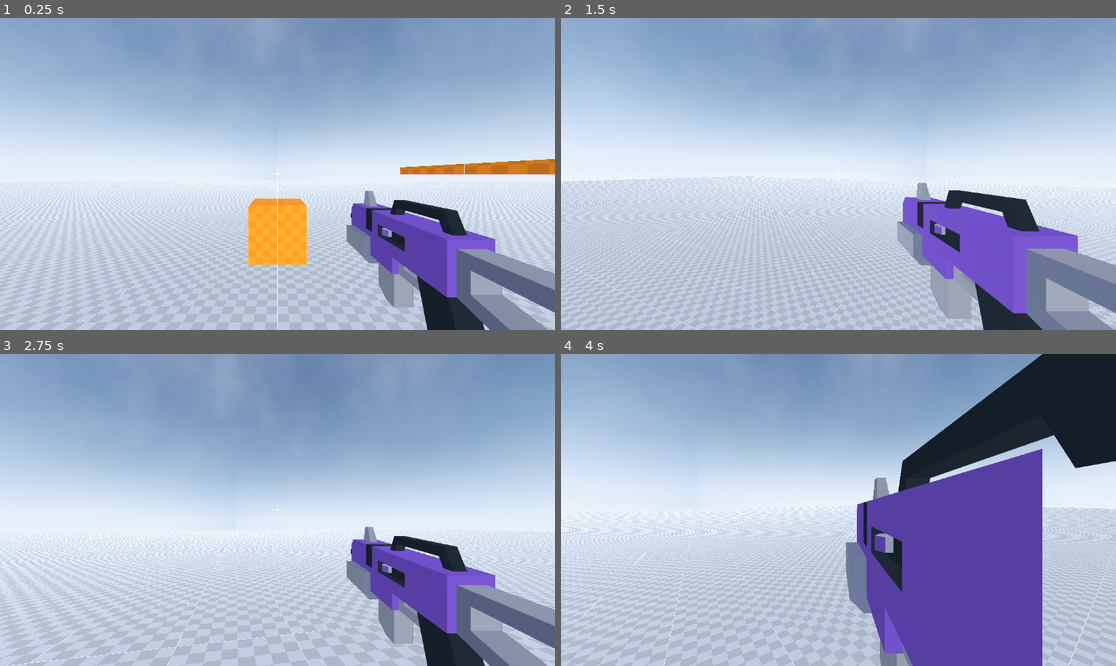
Above: before the commit, frames 1-4 (two rows, left to right).
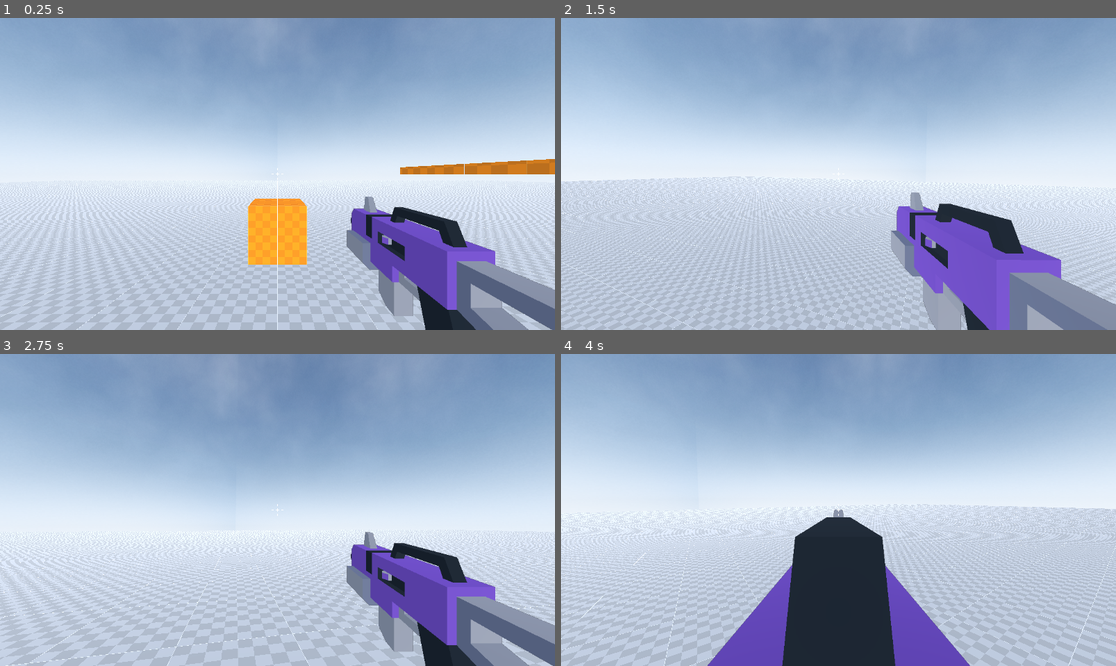
Above: after the commit, the same moments.

Repository: Emaleth/Anathema_old
Game: Godot game, scene res://world.tscn
Same seed, same stepped clock (60 frames per second), same inputs: the game is played once before the commit and once after it.
Inputs (mouse positions are in pixels of both pictures, inside the frame that each line leads up to):
- Up to frame 1 (0.25 s): no input
- Up to frame 2 (1.5 s): move the mouse to (866, 174) at 0.52 s; press the mouse at (866, 174) at 0.53 s; hold W (move_forward) from 0.53 s (still down); tap Space (jump) at 0.77 s; right-click (866, 174) at 0.8 s; move the mouse to (810, 174) at 1.27 s; release the mouse at (810, 174) at 1.28 s; right-click (810, 174) at 1.35 s
- Up to frame 3 (2.75 s): keep holding W (move_forward); tap Space (jump) at 1.52 s; click (249, 510) at 1.55 s; move the mouse to (288, 503) at 2.02 s; hold C (crouch) from 2.03 s (still down); right-click (288, 503) at 2.3 s
- Up to frame 4 (4 s): keep holding W (move_forward); move the mouse to (832, 516) at 2.77 s; release C (crouch) at 2.78 s; click (832, 516) at 2.85 s; tap Space (jump) at 3.02, 3.77 s; move the mouse to (877, 513) at 3.52 s; hold Right mouse button (secondary_action) from 3.53 s (still down)

The runs differ from the first frame. In frame 1, 6.1% of the frame differs, in the area x 62-100%, y 55-100%; in frame 2, 10%; in frame 3, 5.9%; in frame 4, 35%, in the area x 26-100%, y 0-100%.

Commit message:
Changes to be committed: 	new file:   assets/models/FPSArms.glb 	modified:   source/actors/player/player.gd 	modified:   source/weapons/blaster_d.gd 	modified:   source/weapons/blaster_d.tscn

Diff:
--- a/source/actors/player/player.gd
+++ b/source/actors/player/player.gd
@@ -12,8 +12,8 @@
 const JUMP_GRACE_PERIOD := 1.0
 const STEP_LENGHT := 1.5
 
-var ads_stance := Vector3(0.1, -0.1, -0.2)
-var normal_stance := Vector3(0.4, -0.25, -0.6)
+var ads_stance := Vector3(0.0, 0.0, -0.2)
+var normal_stance := Vector3(0.4, -0.1, -0.6)
 var acceleraion := 0.9
 var normal_deceleraion := 0.9
 var slide_deceleraion := 0.001
@@ -66,6 +66,11 @@
 var adsing := false
 var weapon : Node3D
 
+
+signal sig_ads
+signal sig_no_ads
+
+
 func _ready():
 	Input.mouse_mode = Input.MOUSE_MODE_CAPTURED
 	weapon = right_hand.get_child(0) # tmp
@@ -99,8 +104,10 @@
 		weapon.use()
 	if Input.is_action_pressed("secondary_action"):
 		adsing = true
+		sig_ads.emit()
 	else:
 		adsing = false
+		sig_no_ads.emit()
 
 	if crouching:
 		current_speed = CROUCHING_SPEED
--- a/source/weapons/blaster_d.gd
+++ b/source/weapons/blaster_d.gd
@@ -2,16 +2,24 @@
 
 
 var rof := 360.0
-var time := 0.0
-@onready var muzzle_flash_particles := $GPUParticles3D
+var rof_time := 0.0
+var flash_timer := 0.0
+@onready var muzzle_flash := $MuzzleFlash
 @onready var shot_audio := $AudioStreamPlayer3D
+
+func _ready() -> void:
+		muzzle_flash.visible = false
 
 
 func _physics_process(delta: float) -> void:
-	time += delta
+	rof_time += delta
+	flash_timer += delta
+	if muzzle_flash.visible and flash_timer > 0.02:
+		muzzle_flash.visible = false
 
 func use():
-	if 60 / rof <= time:
-		time = 0.0
-		muzzle_flash_particles.emitting = true
+	if 60 / rof <= rof_time:
+		rof_time = 0.0
+		flash_timer = 0.0
+		muzzle_flash.visible = true
 		shot_audio.play()
--- a/source/weapons/blaster_d.tscn
+++ b/source/weapons/blaster_d.tscn
@@ -1,49 +1,37 @@
-[gd_scene load_steps=9 format=3 uid="uid://2waksyqjviqx"]
+[gd_scene load_steps=6 format=3 uid="uid://2waksyqjviqx"]
 
 [ext_resource type="PackedScene" uid="uid://c6rq7jes58yqi" path="res://assets/models/blasters/blasterD.glb" id="1_bbyuu"]
 [ext_resource type="Script" path="res://source/weapons/blaster_d.gd" id="2_o4y8e"]
 [ext_resource type="AudioStream" uid="uid://bod86iabtvgge" path="res://assets/sounds/gunshots/riffle.wav" id="3_ky6cp"]
 
-[sub_resource type="Gradient" id="Gradient_w376m"]
-offsets = PackedFloat32Array(0, 0.52381, 1)
-colors = PackedColorArray(1, 1, 1, 1, 1, 1, 0, 1, 1, 0, 0, 1)
+[sub_resource type="StandardMaterial3D" id="StandardMaterial3D_kg8gl"]
+cull_mode = 2
+shading_mode = 0
+disable_ambient_light = true
+albedo_color = Color(1, 1, 0, 1)
+disable_receive_shadows = true
 
-[sub_resource type="GradientTexture1D" id="GradientTexture1D_cjrgd"]
-gradient = SubResource("Gradient_w376m")
-
-[sub_resource type="ParticleProcessMaterial" id="ParticleProcessMaterial_5d42j"]
-lifetime_randomness = 1.0
-direction = Vector3(0, 0, -1)
-gravity = Vector3(0, 0, 0)
-initial_velocity_min = 2.0
-initial_velocity_max = 5.0
-color_ramp = SubResource("GradientTexture1D_cjrgd")
-
-[sub_resource type="StandardMaterial3D" id="StandardMaterial3D_un1hf"]
-vertex_color_use_as_albedo = true
-
-[sub_resource type="BoxMesh" id="BoxMesh_tmrni"]
-material = SubResource("StandardMaterial3D_un1hf")
-size = Vector3(0.1, 0.1, 0.1)
+[sub_resource type="CylinderMesh" id="CylinderMesh_6vfhd"]
+material = SubResource("StandardMaterial3D_kg8gl")
+top_radius = 0.0
+bottom_radius = 0.3
+height = 0.5
+cap_top = false
 
 [node name="blasterD" instance=ExtResource("1_bbyuu")]
 script = ExtResource("2_o4y8e")
 
 [node name="blasterD2" parent="." index="0"]
-transform = Transform3D(-1, 0, -8.74228e-08, 0, 1, 0, 8.74228e-08, 0, -1, 0, 0, 0)
+transform = Transform3D(-1, 0, -8.74228e-08, 0, 1, 0, 8.74228e-08, 0, -1, 0, -0.174319, 0)
+metadata/_edit_lock_ = true
 
-[node name="GPUParticles3D" type="GPUParticles3D" parent="." index="1"]
-transform = Transform3D(1, 0, 0, 0, 1, 0, 0, 0, 1, 0, 0.0402231, -0.432655)
-emitting = false
-amount = 50
-lifetime = 0.1
-one_shot = true
-explosiveness = 1.0
-process_material = SubResource("ParticleProcessMaterial_5d42j")
-draw_pass_1 = SubResource("BoxMesh_tmrni")
-
-[node name="AudioStreamPlayer3D" type="AudioStreamPlayer3D" parent="." index="2"]
-transform = Transform3D(1, 0, 0, 0, 1, 0, 0, 0, 1, 0, 0.0402231, -0.432655)
+[node name="AudioStreamPlayer3D" type="AudioStreamPlayer3D" parent="." index="1"]
+transform = Transform3D(1, 0, 0, 0, 1, 0, 0, 0, 1, 0, -0.134096, -0.432655)
 stream = ExtResource("3_ky6cp")
 max_polyphony = 10
 emission_angle_enabled = true
+metadata/_edit_lock_ = true
+
+[node name="MuzzleFlash" type="MeshInstance3D" parent="." index="2"]
+transform = Transform3D(1, 0, 0, 0, -4.37114e-08, -1, 0, 1, -4.37114e-08, 0, -0.133489, -0.637451)
+mesh = SubResource("CylinderMesh_6vfhd")
Binary file added: assets/models/FPSArms.glb
